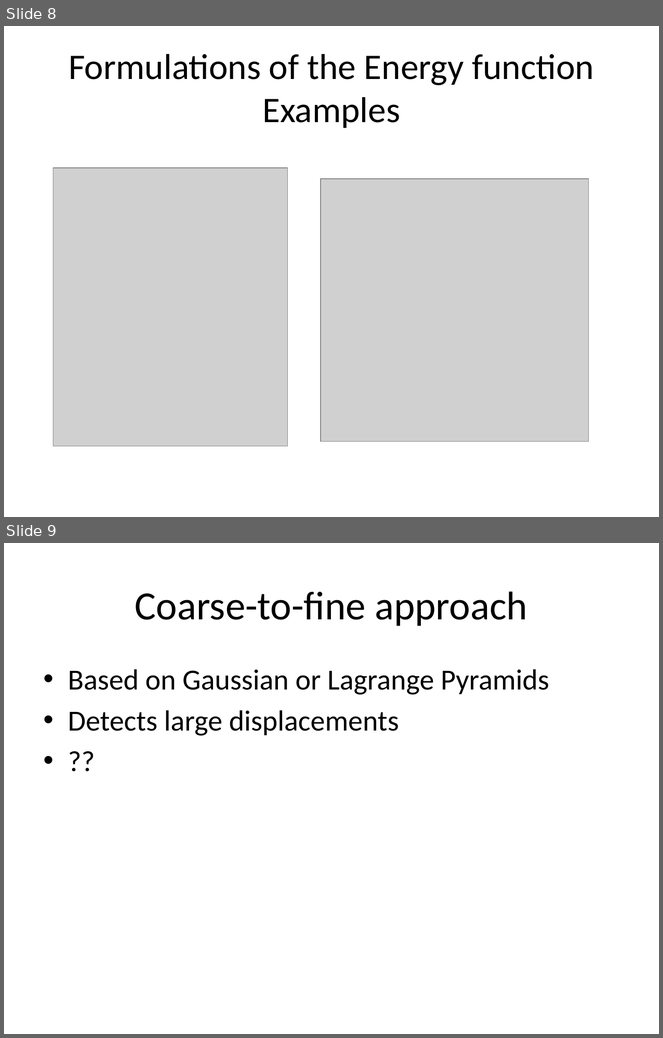
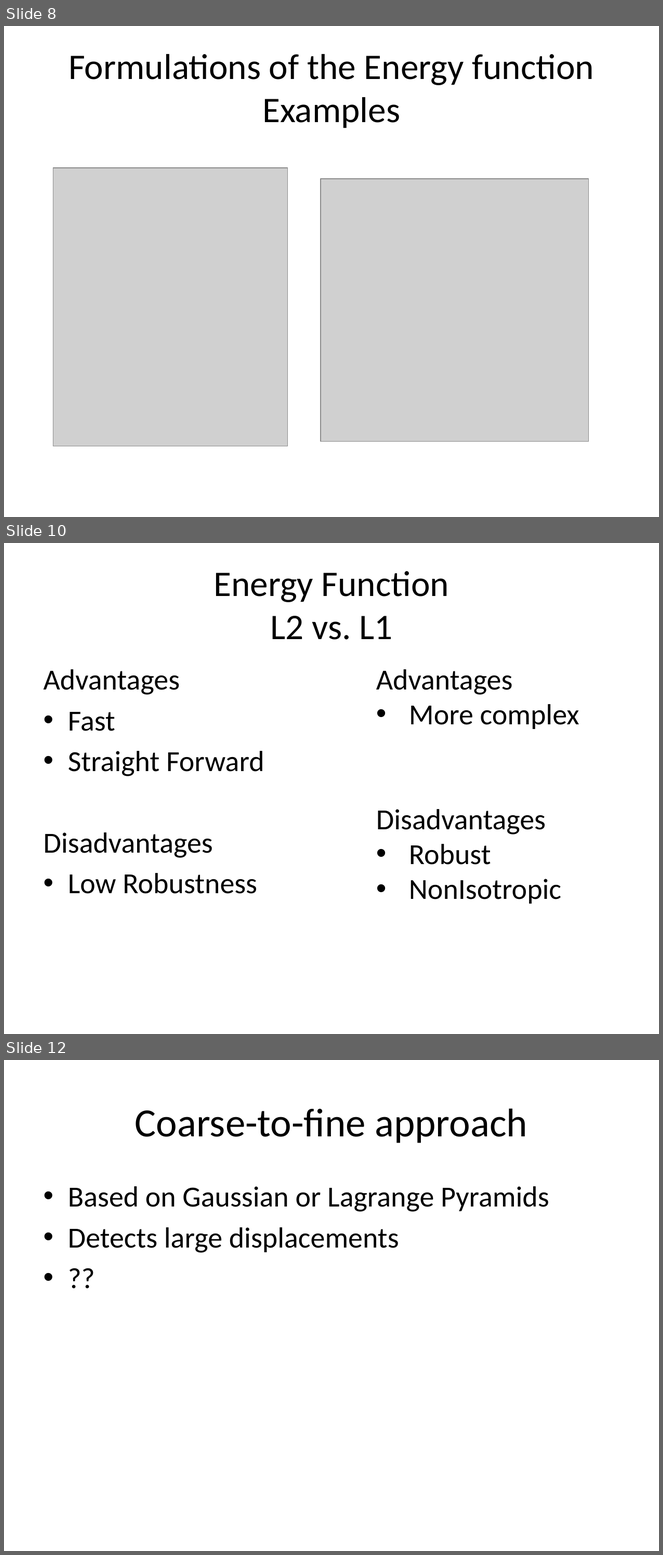
Before and after one commit to lmotioc/DocOF, a slide deck: New Microsoft PowerPoint Presentation.pptx. Shown one above the other, each under a label of ours: slides 8 and 9 before the commit, slides 8, 10 and 12 after it; the slides between them are not shown. The pictures are 663x1038 and 663x1555 pixels, drawn with LibreOffice and Linux fonts; fonts in the diff are those of the drawing; grey boxes stand for pictures. Boxes give left, top, right and bottom in pixels: in the first picture for what was removed or moved away, otherwise in the second. Text is boxed around its words. In the diff, an @@ line names an element or a change of style, - is before the commit and + after.

```diff
--- a/New Microsoft PowerPoint Presentation.pptx
+++ b/New Microsoft PowerPoint Presentation.pptx
@@ slide 10 added at [4,543,659,1034], background #FFFFFF @@
@@ title added at [214,571,449,640], 39.6 pt, text #000000 @@
+Energy Function
+L2 vs. L1
@@ text added at [44,669,265,894], 32 pt, text #000000 @@
+Advantages
+• Fast
+• Straight Forward
+Disadvantages
+• Low Robustness
@@ text added at [376,669,580,904], 32 pt, text #000000 @@
+Advantages
+• More complex
+Disadvantages
+• Robust
+• NonIsotropic
@@ what was slide 9 is now slide 12 @@
```
Also in this commit, not shown: 1 slide changed, 2 other slides added.
